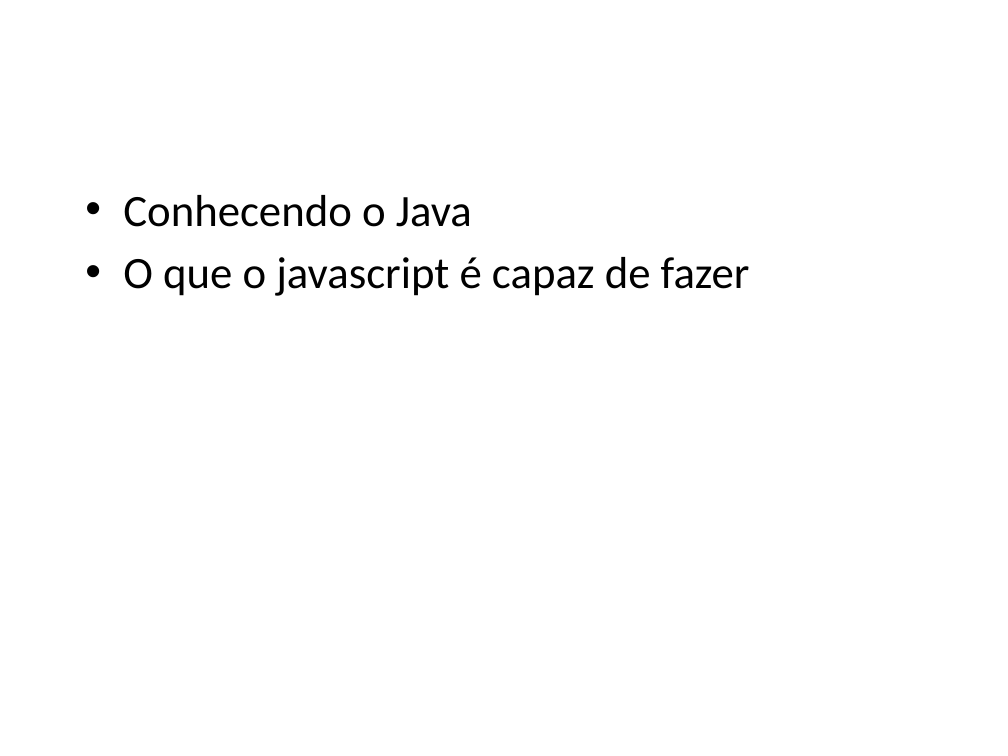
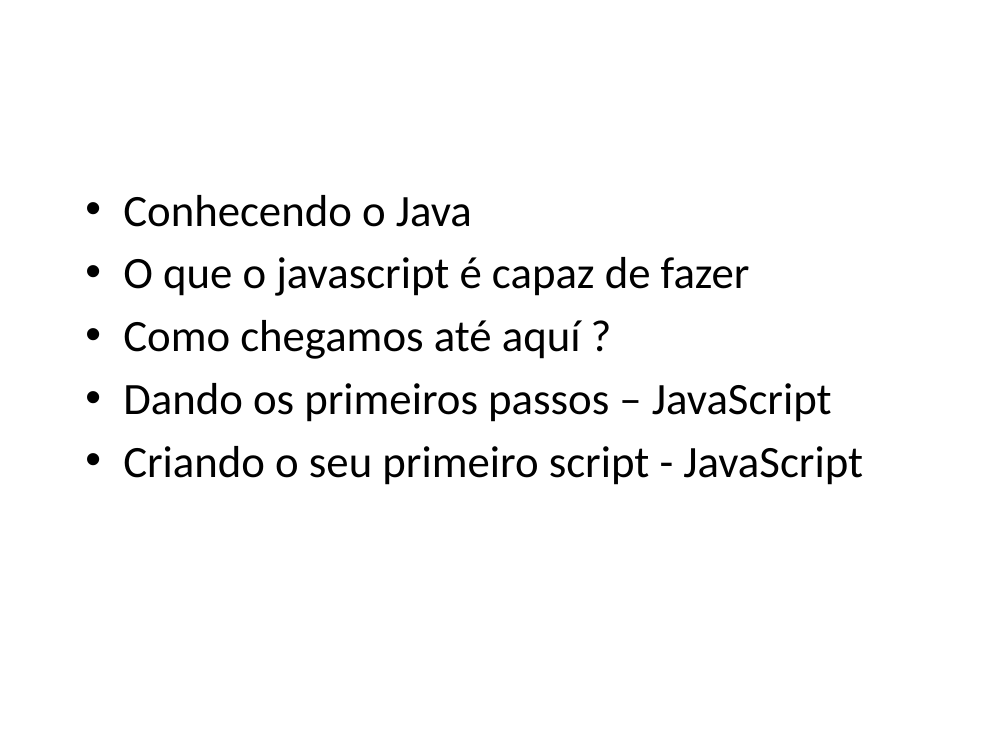
Before and after one commit to Wellingtongu/Cursos-AVD, a slide deck: slide 2 of Documentacao/Documentacao-curso-Javascript.pptx. Drawn at 1008x756 pixels with LibreOffice and Linux fonts; fonts in the diff are those of the drawing; background and template pictures are left out. Boxes give left, top, right and bottom in pixels: in the first picture for what was removed or moved away, otherwise in the second. Text is boxed around its words. In the diff, an @@ line names an element or a change of style, - is before the commit and + after.

```diff
--- a/Documentacao/Documentacao-curso-Javascript.pptx
+++ b/Documentacao/Documentacao-curso-Javascript.pptx
@@ text at <box>123,320,863,485</box>: paragraphs added @@
+• Como chegamos até aquí ?
+• Dando os primeiros passos – JavaScript
+• Criando o seu primeiro script - JavaScript
```
Also in this commit, not shown: 1 other file.
